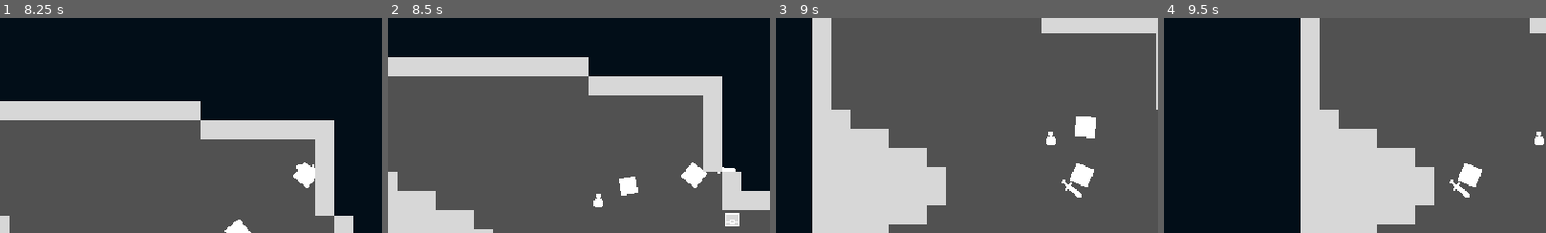
Above: before the commit, frames 1-4 (left to right).
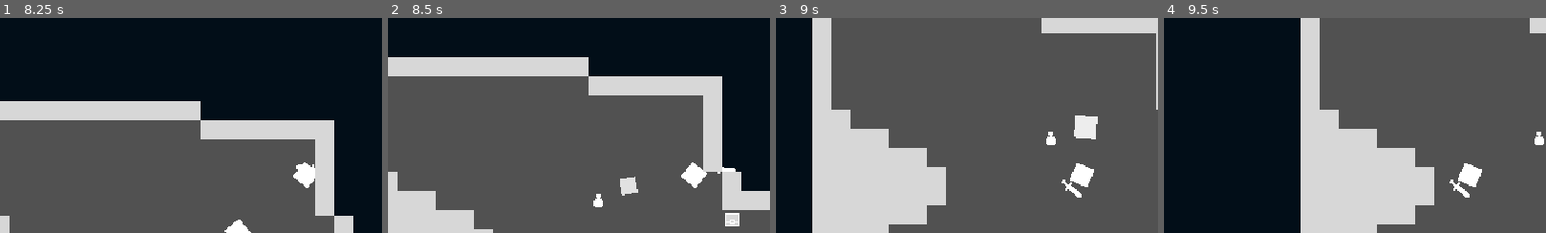
Above: after the commit, the same moments.

Repository: zMenta/Cubesh
Game: Godot game, scene res://main/main.tscn
Same seed, same stepped clock (60 frames per second), same inputs: the game is played once before the commit and once after it.
Inputs (mouse positions are % of the whole screen's width and height, from its top left):
- Up to frame 1 (8.25 s): move the mouse to (72, 45) at 0.52 s; hold D (right) 0.53-1.28 s; click (72, 45) at 0.6 s; move the mouse to (30, 55) at 1.27 s; hold S (down) 1.28-2.03 s; tap Space (dodge) every 1.5 s from 1.35 to 7.35 s; move the mouse to (60, 28) at 2.02 s; hold D (right) 2.03-2.78 s; click (60, 28) at 2.1 s; move the mouse to (45, 70) at 2.77 s; hold W (up) 2.78-3.53 s; move the mouse to (80, 65) at 3.52 s; hold A (left) 3.53-5.03 s; click (80, 65) at 3.6 s; move the mouse to (20, 35) at 4.27 s; move the mouse to (55, 50) at 5.02 s; hold S (down) 5.03-5.78 s; click (55, 50) at 5.1 s; move the mouse to (35, 25) at 5.77 s; hold D (right) 5.78-6.53 s; move the mouse to (72, 45) at 6.52 s; hold W (up) 6.53-7.28 s; click (72, 45) at 6.6 s; move the mouse to (30, 55) at 7.27 s; hold D (right) 7.28-8.03 s; move the mouse to (60, 28) at 8.02 s; hold S (down) from 8.03 s (still down); click (60, 28) at 8.1 s
- Up to frame 2 (8.5 s): keep holding S (down)
- Up to frame 3 (9 s): move the mouse to (45, 70) at 8.77 s; release S (down) at 8.78 s; hold A (left) from 8.78 s (still down); tap Space (dodge) at 8.85 s
- Up to frame 4 (9.5 s): keep holding A (left)
The pictures show only the part of the screen within x 10-60%, y 14-64%; the shares and areas given below are measured in that part.

Frame 1 is identical in both runs. In frame 2, 0.3% of the frame differs, in the area x 60-66%, y 73-83%; in frame 3, less than 0.1%; in frame 4, nothing differs.

Commit message:
slime attack animation. Added sprite flashing

Diff:
--- a/enemies/slime.tscn
+++ b/enemies/slime.tscn
@@ -16,14 +16,14 @@
 tracks/0/type = "value"
 tracks/0/imported = false
 tracks/0/enabled = true
-tracks/0/path = NodePath(".:scale")
+tracks/0/path = NodePath("Sprite2D:scale")
 tracks/0/interp = 2
 tracks/0/loop_wrap = true
 tracks/0/keys = {
 "times": PackedFloat32Array(0, 0.3, 0.6, 0.9, 1.1),
 "transitions": PackedFloat32Array(1, 1, 1, 1, 1),
 "update": 0,
-"values": [Vector2(1, 1), Vector2(0.8, 0.8), Vector2(1.1, 1.1), Vector2(0.8, 0.8), Vector2(1, 1)]
+"values": [Vector2(1, 1), Vector2(0.7, 0.7), Vector2(1.2, 1.2), Vector2(0.7, 0.7), Vector2(1, 1)]
 }
 tracks/1/type = "method"
 tracks/1/imported = false
@@ -39,6 +39,18 @@
 "method": &"_dash"
 }]
 }
+tracks/2/type = "value"
+tracks/2/imported = false
+tracks/2/enabled = true
+tracks/2/path = NodePath("Sprite2D:self_modulate")
+tracks/2/interp = 2
+tracks/2/loop_wrap = true
+tracks/2/keys = {
+"times": PackedFloat32Array(0.1, 0.3, 0.6, 0.9, 1.1),
+"transitions": PackedFloat32Array(1, 1, 1, 1, 1),
+"update": 0,
+"values": [Color(1, 1, 1, 1), Color(0.164706, 0.164706, 0.164706, 1), Color(1, 1, 1, 1), Color(0.164706, 0.164706, 0.164706, 1), Color(1, 1, 1, 1)]
+}
 
 [sub_resource type="Animation" id="Animation_vooj4"]
 length = 0.001
@@ -49,6 +61,30 @@
 tracks/0/interp = 1
 tracks/0/loop_wrap = true
 tracks/0/keys = {
+"times": PackedFloat32Array(0),
+"transitions": PackedFloat32Array(1),
+"update": 0,
+"values": [Vector2(1, 1)]
+}
+tracks/1/type = "value"
+tracks/1/imported = false
+tracks/1/enabled = true
+tracks/1/path = NodePath("Sprite2D:self_modulate")
+tracks/1/interp = 1
+tracks/1/loop_wrap = true
+tracks/1/keys = {
+"times": PackedFloat32Array(0),
+"transitions": PackedFloat32Array(1),
+"update": 0,
+"values": [Color(1, 1, 1, 1)]
+}
+tracks/2/type = "value"
+tracks/2/imported = false
+tracks/2/enabled = true
+tracks/2/path = NodePath("Sprite2D:scale")
+tracks/2/interp = 1
+tracks/2/loop_wrap = true
+tracks/2/keys = {
 "times": PackedFloat32Array(0),
 "transitions": PackedFloat32Array(1),
 "update": 0,
